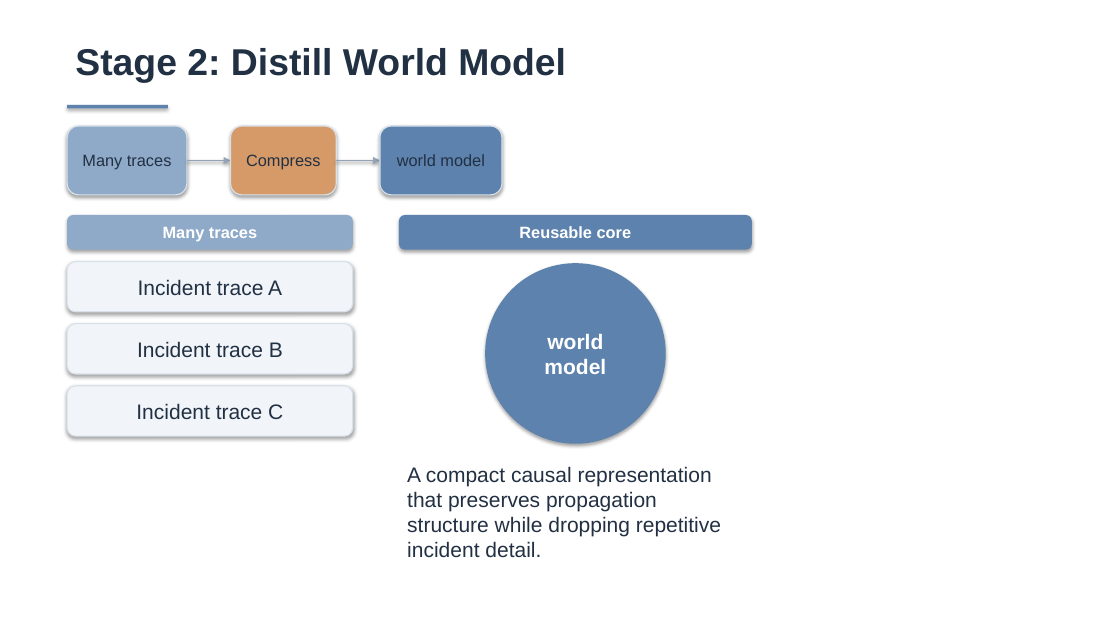
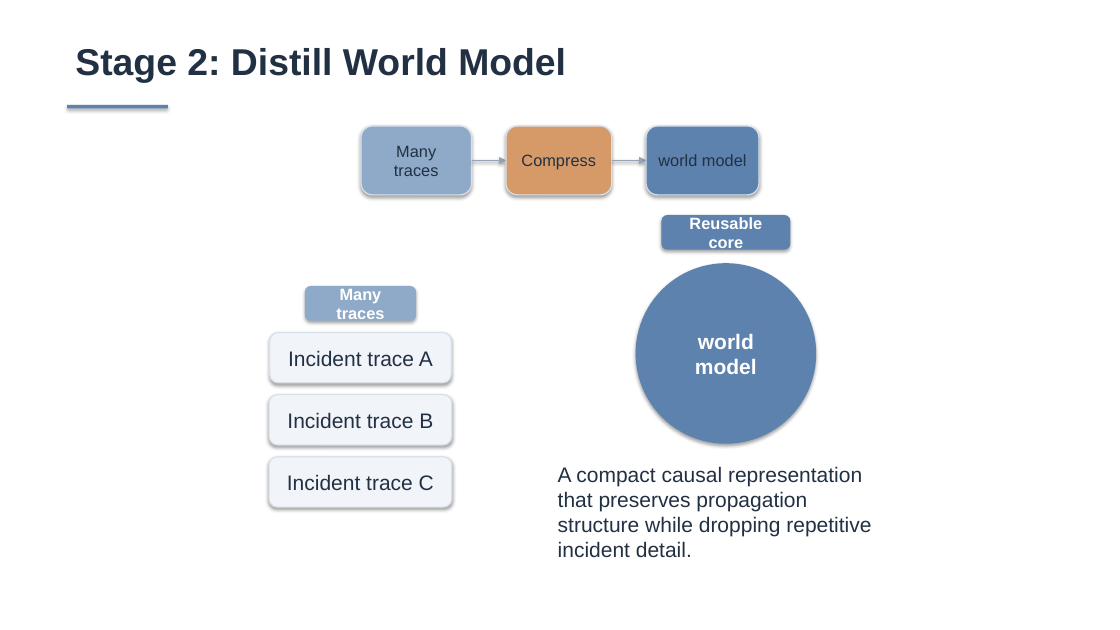
Before and after one commit to Lincyaw/paperops, a slide deck: slide 17 of examples/self-intro/diagnostic_world_model.pptx. Drawn at 1120x630 pixels with LibreOffice and Linux fonts; fonts in the diff are those of the drawing. Boxes give left, top, right and bottom in pixels: in the first picture for what was removed or moved away, otherwise in the second. Text is boxed around its words. In the diff, an @@ line names an element or a change of style, - is before the commit and + after.

Commit message:
Improve SlideCraft layout review workflow

```diff
--- a/examples/self-intro/diagnostic_world_model.pptx
+++ b/examples/self-intro/diagnostic_world_model.pptx
@@ rounded rectangle "Many traces": place and size @@
-rounded rectangle "Many traces" at [67,126,187,195]
+rounded rectangle "Many traces" at [361,126,471,195]
@@ rounded rectangle "Compress": place and size @@
-rounded rectangle "Compress" at [231,126,337,195]
+rounded rectangle "Compress" at [506,126,612,195]
@@ rounded rectangle "world model": place and size @@
-rounded rectangle "world model" at [380,126,502,195]
+rounded rectangle "world model" at [646,126,759,195]
@@ arrow moved from (187, 160) - (231, 160) to (471, 160) - (506, 160) @@
@@ arrow moved from (336, 160) - (380, 160) to (612, 160) - (646, 160) @@
@@ rounded rectangle "Reusable core": place and size @@
-rounded rectangle "Reusable core" at [399,215,752,250]
+rounded rectangle "Reusable core" at [661,215,790,250]
@@ ellipse "world model": place and size @@
-ellipse "world model" at [486,263,666,444]
+ellipse "world model" at [636,263,817,444]
@@ rounded rectangle "Many traces": place and size @@
-rounded rectangle "Many traces" at [67,215,353,250]
+rounded rectangle "Many traces" at [305,286,416,320]
@@ rounded rectangle "Incident trace A": place and size @@
-rounded rectangle "Incident trace A" at [67,261,353,312]
+rounded rectangle "Incident trace A" at [270,333,451,383]
@@ rounded rectangle "Incident trace B": place and size @@
-rounded rectangle "Incident trace B" at [67,323,353,374]
+rounded rectangle "Incident trace B" at [269,395,451,445]
@@ rounded rectangle "Incident trace C": place and size @@
-rounded rectangle "Incident trace C" at [67,386,353,436]
+rounded rectangle "Incident trace C" at [269,457,451,507]
@@ text "A compact causal representation that ...": place and size @@
-text "A compact causal representation that ..." at [407,466,721,557]
+text "A compact causal representation that ..." at [558,466,871,557]
```
Also in this commit, not shown: 19 other slides changed, 35 other files.
